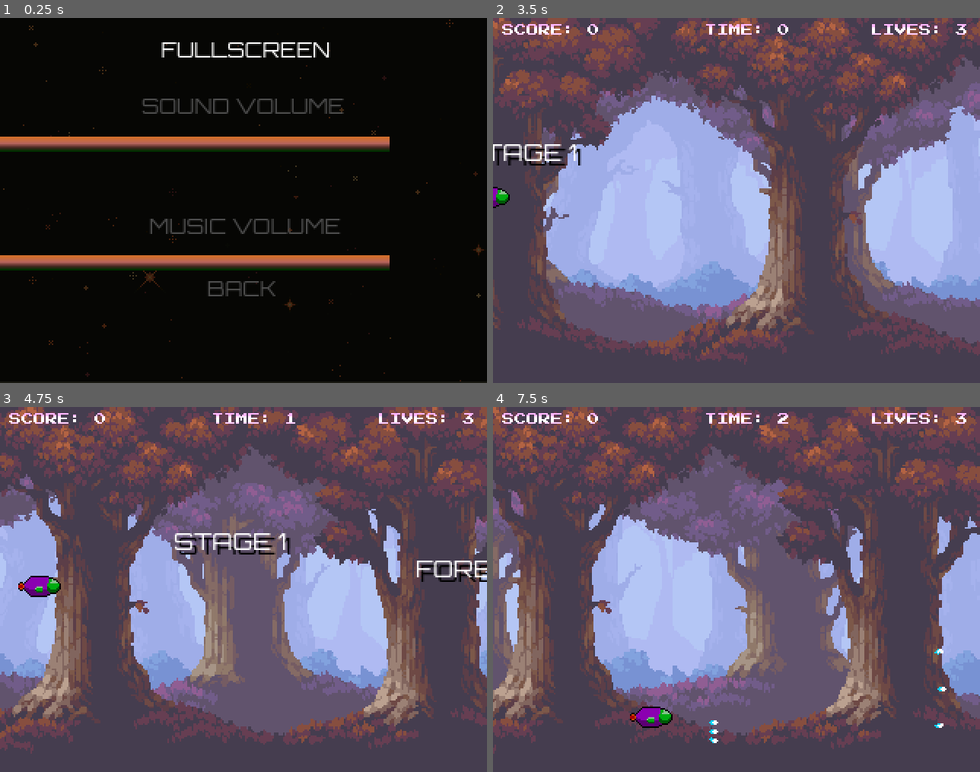
Above: before the commit, frames 1-4 (two rows, left to right).
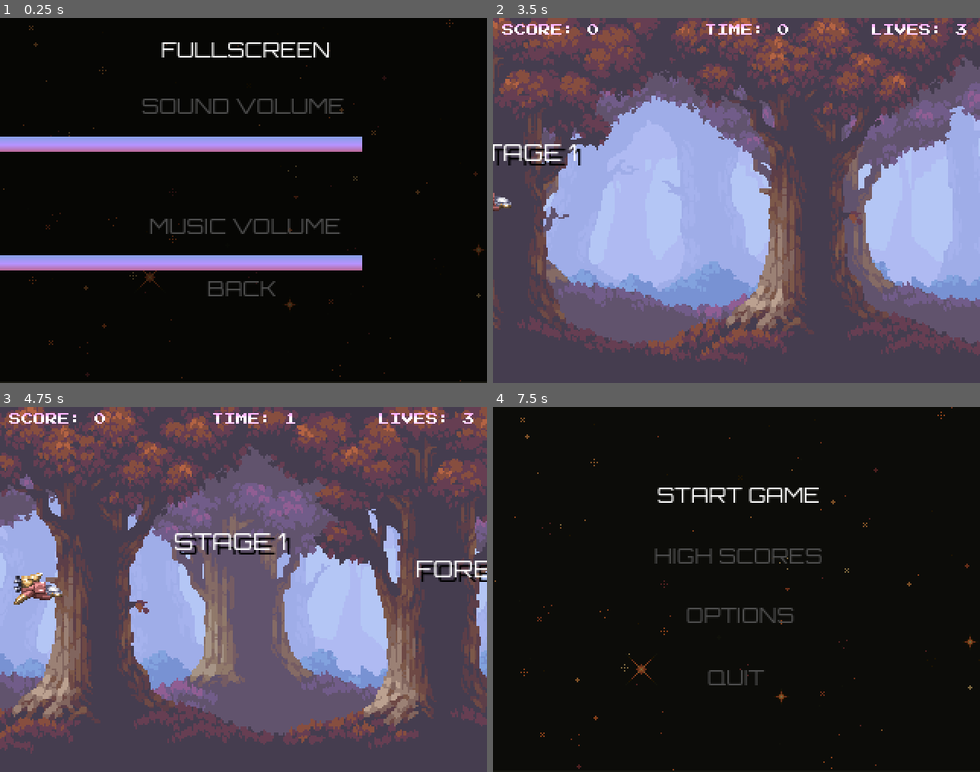
Above: after the commit, the same moments.

Repository: AutumnUK/Thunderheart-Exceed
Game: Godot game, scene res://Scenes/options_menu.tscn
Same seed, same stepped clock (60 frames per second), same inputs: the game is played once before the commit and once after it. This scene is started directly instead of the project's main scene.
Inputs:
- Up to frame 1 (0.25 s): no input
- Up to frame 2 (3.5 s): tap Enter (Start) at 0.5, 1.55, 2.1 s; hold Right (Right) 0.53-1.28 s; hold Z (A) 0.53-1.28 s; tap X (B) at 0.8, 1.35, 3.05 s; hold Down (Down) 1.28-2.03 s; hold Right (Right) 2.03-2.78 s; hold Z (A) 2.03-2.78 s; hold Up (Up) from 2.78 s (still down); tap Z (A) at 2.85 s
- Up to frame 3 (4.75 s): release Up (Up) at 3.53 s; hold Left (Left) from 3.53 s (still down); tap X (B) at 3.6 s; tap Enter (Start) at 3.8, 4.35 s; tap R (Reset) at 4.15 s; tap Z (A) at 4.55 s
- Up to frame 4 (7.5 s): release Left (Left) at 5.03 s; hold Down (Down) 5.03-5.78 s; hold Z (A) 5.03-5.78 s; tap X (B) at 5.3, 5.85 s; hold Right (Right) 5.78-6.53 s; tap Enter (Start) at 6.05, 6.6 s; hold Up (Up) 6.53-7.28 s; hold Z (A) 6.53-7.28 s; hold Right (Right) from 7.28 s (still down); tap Z (A) at 7.35 s

The runs differ from the first frame. In frame 1, 6.7% of the frame differs, in the area x 0-80%, y 32-70%; in frame 2, 0.2%; in frame 3, 0.6%; in frame 4, 100%, in the area x 0-100%, y 0-100%.

Commit message:
demo finished
I finished the basic demo

Diff:
--- a/thundercurryforce/Scenes/enemy_cherry.tscn
+++ b/thundercurryforce/Scenes/enemy_cherry.tscn
@@ -18,3 +18,5 @@
 position = Vector2(-1.19209e-07, 0)
 scale = Vector2(0.40625, 0.375)
 shape = SubResource("CircleShape2D_30og6")
+
+[connection signal="area_entered" from="." to="." method="_on_area_entered"]
--- a/thundercurryforce/Scenes/options_menu.tscn
+++ b/thundercurryforce/Scenes/options_menu.tscn
@@ -7,8 +7,8 @@
 [ext_resource type="AudioStream" uid="uid://fcn0a3i60ppn" path="res://Music/Juhani Junkala [Retro Game Music Pack] Level 3.wav" id="5_nfpbg"]
 
 [sub_resource type="Gradient" id="Gradient_270wr"]
-offsets = PackedFloat32Array(0, 0.259259, 0.561728, 0.944444)
-colors = PackedColorArray(0, 0.188235, 0, 1, 0.280121, 0.150471, 0.131713, 1, 0.717978, 0.400429, 0.363623, 1, 0.819112, 0.431401, 0.176576, 1)
+offsets = PackedFloat32Array(0, 0.424242, 0.944444)
+colors = PackedColorArray(0.73, 0.4307, 0.630233, 1, 0.716887, 0.578233, 1, 1, 0.551086, 0.623851, 0.913836, 1)
 
 [sub_resource type="GradientTexture2D" id="GradientTexture2D_e0rx7"]
 gradient = SubResource("Gradient_270wr")
@@ -66,7 +66,8 @@
 offset_right = 320.0
 offset_bottom = 88.0
 min_value = -80.0
-max_value = 0.0
+max_value = 6.0
+value = -80.0
 texture_progress = SubResource("GradientTexture2D_e0rx7")
 
 [node name="Music Bar" type="TextureProgressBar" parent="."]
@@ -75,7 +76,8 @@
 offset_right = 320.0
 offset_bottom = 166.0
 min_value = -80.0
-max_value = 0.0
+max_value = 6.0
+value = -80.0
 texture_progress = SubResource("GradientTexture2D_e0rx7")
 
 [node name="Music Volume" type="RichTextLabel" parent="."]
--- a/thundercurryforce/Scenes/pause_scene.tscn
+++ b/thundercurryforce/Scenes/pause_scene.tscn
@@ -1,19 +1,67 @@
-[gd_scene load_steps=2 format=3 uid="uid://ciddp762gyh7m"]
+[gd_scene load_steps=3 format=3 uid="uid://ciddp762gyh7m"]
 
 [ext_resource type="Script" path="res://Scripts/pause_scene.gd" id="1_yevfo"]
+[ext_resource type="FontFile" uid="uid://duksq34xfyd7j" path="res://Misc/Orbitron-Regular.ttf" id="2_03yq5"]
 
 [node name="PauseScene" type="Node2D"]
 process_mode = 2
+top_level = true
 script = ExtResource("1_yevfo")
 
 [node name="ColorRect" type="ColorRect" parent="."]
-offset_right = 319.0
+z_index = 20
+offset_right = 320.0
 offset_bottom = 239.0
 color = Color(0, 0, 0, 0.694118)
 
-[node name="RichTextLabel" type="RichTextLabel" parent="."]
-offset_left = 116.0
-offset_top = 52.0
-offset_right = 469.0
-offset_bottom = 140.0
+[node name="Paused" type="RichTextLabel" parent="."]
+z_index = 25
+offset_left = 8.0
+offset_top = 9.0
+offset_right = 328.0
+offset_bottom = 97.0
+theme_override_fonts/normal_font = ExtResource("2_03yq5")
+theme_override_font_sizes/normal_font_size = 36
 text = "PAUSED"
+
+[node name="Resume" type="RichTextLabel" parent="."]
+z_index = 25
+offset_left = 9.0
+offset_top = 60.0
+offset_right = 329.0
+offset_bottom = 85.0
+theme_override_fonts/normal_font = ExtResource("2_03yq5")
+theme_override_font_sizes/normal_font_size = 14
+text = "RESUME"
+
+[node name="Quit" type="RichTextLabel" parent="."]
+z_index = 25
+offset_left = 9.0
+offset_top = 78.0
+offset_right = 329.0
+offset_bottom = 118.0
+theme_override_fonts/normal_font = ExtResource("2_03yq5")
+theme_override_font_sizes/normal_font_size = 14
+text = "QUIT"
+
+[node name="Yes" type="RichTextLabel" parent="."]
+visible = false
+z_index = 25
+offset_left = 9.0
+offset_top = 60.0
+offset_right = 329.0
+offset_bottom = 85.0
+theme_override_fonts/normal_font = ExtResource("2_03yq5")
+theme_override_font_sizes/normal_font_size = 14
+text = "YES"
+
+[node name="No" type="RichTextLabel" parent="."]
+visible = false
+z_index = 25
+offset_left = 9.0
+offset_top = 78.0
+offset_right = 329.0
+offset_bottom = 118.0
+theme_override_fonts/normal_font = ExtResource("2_03yq5")
+theme_override_font_sizes/normal_font_size = 14
+text = "No"
--- a/thundercurryforce/Scenes/player.tscn
+++ b/thundercurryforce/Scenes/player.tscn
@@ -1,12 +1,12 @@
 [gd_scene load_steps=6 format=3 uid="uid://bdmj4qyxnwa6m"]
 
 [ext_resource type="Script" path="res://Scripts/player.gd" id="2_8ylwl"]
-[ext_resource type="Texture2D" uid="uid://g50tjlpggyee" path="res://Images/PlayerN.png" id="2_kq78t"]
 [ext_resource type="AudioStream" uid="uid://c33joyskdeesb" path="res://Sounds/laser4.wav" id="3_jnktm"]
 [ext_resource type="AudioStream" uid="uid://hca0iyto0im1" path="res://Sounds/boom5.wav" id="4_8odyi"]
+[ext_resource type="Texture2D" uid="uid://b7l1wbba3c2je" path="res://Images/player.png" id="4_hhatm"]
 
 [sub_resource type="RectangleShape2D" id="RectangleShape2D_qiicr"]
-size = Vector2(16, 11)
+size = Vector2(19, 14.5)
 
 [node name="Player" type="Area2D"]
 z_index = 10
@@ -15,12 +15,8 @@
 script = ExtResource("2_8ylwl")
 
 [node name="CollisionShape2D" type="CollisionShape2D" parent="."]
-position = Vector2(1, -2.5)
+position = Vector2(-0.5, 0.25)
 shape = SubResource("RectangleShape2D_qiicr")
-
-[node name="PlayerN" type="Sprite2D" parent="."]
-position = Vector2(0, -2)
-texture = ExtResource("2_kq78t")
 
 [node name="ShootingSound" type="AudioStreamPlayer2D" parent="."]
 stream = ExtResource("3_jnktm")
@@ -30,4 +26,8 @@
 stream = ExtResource("4_8odyi")
 bus = &"Effects"
 
+[node name="Player" type="Sprite2D" parent="."]
+position = Vector2(-1, 5.96046e-08)
+texture = ExtResource("4_hhatm")
+
 [connection signal="area_entered" from="." to="." method="_on_area_entered"]
--- /dev/null
+++ b/thundercurryforce/Scenes/stage_1_clear.tscn
@@ -0,0 +1,35 @@
+[gd_scene load_steps=4 format=3 uid="uid://jpuk62bx6fdl"]
+
+[ext_resource type="Script" path="res://Scripts/stage_1_clear.gd" id="1_kb7po"]
+[ext_resource type="Texture2D" uid="uid://dl1muueml6loq" path="res://Images/background_layer_3.png" id="2_5fj3n"]
+[ext_resource type="FontFile" uid="uid://duksq34xfyd7j" path="res://Misc/Orbitron-Regular.ttf" id="3_l6mow"]
+
+[node name="Node2D" type="Node2D"]
+script = ExtResource("1_kb7po")
+
+[node name="ColorRect" type="ColorRect" parent="."]
+offset_right = 320.0
+offset_bottom = 240.0
+color = Color(0, 0, 0, 1)
+
+[node name="BackgroundLayer3" type="Sprite2D" parent="."]
+modulate = Color(1, 1, 1, 0.505882)
+position = Vector2(124, 120)
+scale = Vector2(1.328, 1.328)
+texture = ExtResource("2_5fj3n")
+
+[node name="Resume" type="RichTextLabel" parent="."]
+offset_left = 9.0
+offset_top = 14.0
+offset_right = 226.0
+offset_bottom = 91.0
+theme_override_fonts/normal_font = ExtResource("3_l6mow")
+theme_override_font_sizes/normal_font_size = 14
+text = "STAGE 1 CLEAR
+DEMO COMPLETE
+THANK YOU FOR PLAYING"
+
+[node name="fade_rect" type="ColorRect" parent="."]
+offset_right = 320.0
+offset_bottom = 240.0
+color = Color(0, 0, 0, 1)
--- a/thundercurryforce/Scripts/Global.gd
+++ b/thundercurryforce/Scripts/Global.gd
@@ -19,10 +19,6 @@
 	menu_font 			= FontFile.new()
 	menu_font.font_data = load(FONT_MENU)
 	global_score 		= 0
-
-	bosshp 				= 100
-	bosshpmax 			= 100
-
 	displaySettings()
 
 func displaySettings():
@@ -30,7 +26,7 @@
 	DisplayServer.window_set_title(GAME_NAME,0)
 
 func _process(_delta: float) -> void:
-	if Input.is_action_just_pressed("Reset"): get_tree().change_scene_to_file("res://Scenes/MonsofLogo.tscn")
+	if Input.is_action_just_pressed("Reset"): get_tree().change_scene_to_file("res://Scenes/monsof_logo.tscn")
 
 func increaseScore(score):	global_score += score;
 func setLives(x):			global_lives = x;
--- a/thundercurryforce/Scripts/boss_1.gd
+++ b/thundercurryforce/Scripts/boss_1.gd
@@ -1,35 +1,45 @@
 extends Area2D
 
-const 	HP			= 60
+const 	HP			= 120
 const 	RELOAD		= 50
 const 	SCORE		= 10
 
+var		wave_timer	= 0
+var		waves		= 0
 var 	hp			= HP
 var 	reload		= RELOAD
 var 	bullet 		= preload("res://Scenes/enemy_bullet_1.tscn")
 
-func shoot():
-	reload -= 1
-	if reload <= 0:
-		var bullet1 = bullet.instantiate()
-		bullet1.global_position.y = global_position.y +30
-		bullet1.global_position.x = global_position.x
-		add_sibling(bullet1)
-		reload += RELOAD
+func spawn_bullet(rot):
+	var bullet1 = bullet.instantiate()
+	bullet1.global_position = global_position
+	bullet1.set("rotation", rot)
+	add_sibling(bullet1)
 
-	if hp <= 0:
-		Global.increaseScore(SCORE)
-		queue_free()
-
-func _process(delta: float) -> void:
-	Global.bosshp 		= hp
-	shoot()
-	if global_position.x > 240: global_position.x -= 1.5
-
+# cone waves of bullets
+func attack_1():
+	match wave_timer :
+		5  : spawn_bullet(-0.4)
+		10 : spawn_bullet(-0.2)
+		15 : spawn_bullet( 0.0)
+		20 : spawn_bullet( 0.2)
+		25 : spawn_bullet( 0.4)
 
 func _ready() -> void:
 	add_to_group("enemies");
 	Global.bosshpmax 	= HP;
 
-func _on_area_entered(area: Area2D) -> void:
-	if area.is_in_group("PlayerBullets"):	hp -= 1
+func _process(_delta: float) -> void:
+	Global.bosshp = hp
+
+
+	if global_position.x <= 240 :
+		wave_timer += 1
+		if waves <= 5: attack_1()
+		if wave_timer == 26 : waves += 1 ;wave_timer = 0
+		if waves == 10:
+			waves = 0
+	if global_position.x > 240: global_position.x -= 1.5
+	if hp <= 0:	Global.increaseScore(SCORE); queue_free()
+
+func _on_area_entered(area: Area2D) -> void: if area.is_in_group("PlayerBullets"):	hp -= 1
--- a/thundercurryforce/Scripts/enemy_apple.gd
+++ b/thundercurryforce/Scripts/enemy_apple.gd
@@ -1,12 +1,14 @@
 extends Area2D
 
-const 	SPEED 			: int			= 4
+const 	SPEED 			: int			= 2
 const 	SCORE 			: int			= 3
 const 	amplitude 		: float			= 13.0
 const 	frequency 		: float 		= 0.04
 
-var 	hp				: int			= 4
-var 	vertical_center	: int			## Must be defined on _ready()
+var 	hp				: int			= 3
+var 	vertical_center	: float			## Must be defined on _ready()
+var		hitflash		: int			= 0
+
 
 func _ready() -> void:
 	add_to_group("enemies")
@@ -16,13 +18,17 @@
 	var wave_offset 	= sin(global_position.x * frequency) * amplitude
 	global_position.y 	= vertical_center + wave_offset
 
-func _process(delta: float) -> void:
+func _process(_delta: float) -> void:
 	global_position.x -= SPEED
 	wave_movement()
+	if hitflash  > 1: modulate.a 	= 0.5
+	if hitflash == 0: modulate.a	= 1
+	if hitflash  > 0: hitflash 		-= 1
+	if hitflash  > 20: hitflash = 20
 
 	if hp <= 0:
 		Global.increaseScore(SCORE)
 		queue_free()
 
 func _on_area_entered(area: Area2D) -> void:
-	if area.is_in_group("PlayerBullets"):	hp -= 1
+	if area.is_in_group("PlayerBullets"):	hp -= 1; hitflash += 2
--- a/thundercurryforce/Scripts/enemy_bullet_1.gd
+++ b/thundercurryforce/Scripts/enemy_bullet_1.gd
@@ -23,7 +23,7 @@
 # Called every frame. 'delta' is the elapsed time since the previous frame.
 func _process(delta: float) -> void:
 	# Adjust speed based on duration
-
+	if global_position.x <= -10: queue_free()
 	if duration > 8:
 		speed = max(speed - 1, 80)
 
--- a/thundercurryforce/Scripts/enemy_cherry.gd
+++ b/thundercurryforce/Scripts/enemy_cherry.gd
@@ -1,30 +1,32 @@
 extends Area2D
 
-const 	SPEED 			: int			= 4
+const 	SPEED 			: int			= 2
 const 	SCORE 			: int			= 3
 
-var 	hp				: int			= 2
-var		pattern			: int			= 1
-		# Pattern 1 = Top Start
-		# Pattern 2 = Bottom Start
+var		path_progress	: int			= 0
+var 	hp				: int			= 3
+var		patternTimer	: int			= 0
+var		hitflash		: int			= 0
 
-var		patternTimer	: int			= 0
+func cherry_pattern() -> void:
+	path_progress += 1
+	if path_progress >   0 && path_progress < 100 :	global_position.x -= SPEED
+	if path_progress > 120 && path_progress < 200 :	global_position.y -= SPEED
+	if path_progress > 240 && path_progress < 340 :	global_position.x += SPEED
+	if path_progress > 340 : queue_free()
 
-func _ready() -> void:
-	add_to_group("enemies")
-
-func _process(delta: float) -> void:
+func _process(_delta: float) -> void:
 	if hp <= 0:
 		Global.increaseScore(SCORE)
 		queue_free()
 
+	if hitflash  > 1: modulate.a 	= 0.5
+	if hitflash == 0: modulate.a	= 1
+	if hitflash  > 0: hitflash 		-= 1
+	if hitflash  > 20: hitflash = 20
+
+	cherry_pattern()
 	patternTimer += 1
 
-	if pattern == 1:
-		pass
-
-	if pattern == 2:
-		pass
-
-func _on_area_entered(area: Area2D) -> void:
-	if area.is_in_group("PlayerBullets"):	hp -= 1
+func _ready() -> void: 							add_to_group("enemies")
+func _on_area_entered(area: Area2D) -> void: 	if area.is_in_group("PlayerBullets"):	hp -= 1; 		hitflash += 2
--- a/thundercurryforce/Scripts/enemy_strawberry.gd
+++ b/thundercurryforce/Scripts/enemy_strawberry.gd
@@ -11,6 +11,7 @@
 var 	reload			: int			= RELOAD
 var 	bullet 			: PackedScene	= preload("res://Scenes/enemy_bullet_1.tscn")
 var 	exit 			: int			= 0
+var		hitflash		: int			= 0
 
 func _ready() -> void:
 	add_to_group("enemies")
@@ -36,17 +37,24 @@
 
 func movement_process():
 	exit += 1
-	if global_position.x > 300: global_position.x -= SPEED
+	if global_position.x > 240: global_position.x -= SPEED
 	if exit > 240 : 			global_position.x -= SPEED
 
-	if global_position.x < -30:
-		queue_free();
+	if global_position.x < -30:	queue_free();
 
-func _process(delta: float) -> void:
+	if hitflash  > 1: modulate.a 	= 0.5
+	if hitflash == 0: modulate.a	= 1
+	if hitflash  > 0: hitflash 		-= 1
+	if hitflash  > 20: hitflash = 20
+
+func _process(_delta: float) -> void:
+	movement_process()
 	reload_process()
 	if hp <= 0:
 		queue_free()
 		Global.increaseScore(SCORE)
 
 func _on_area_entered(area: Area2D) -> void:
-	if area.is_in_group("PlayerBullets"): hp -= 1
+	if area.is_in_group("PlayerBullets"):
+		hp -= 1
+		hitflash += 2
--- a/thundercurryforce/Scripts/options_menu.gd
+++ b/thundercurryforce/Scripts/options_menu.gd
@@ -1,9 +1,8 @@
 extends Node2D
 
 var 	selection		: int 			= 1
-var 	sound_bus = AudioServer.get_bus_index("Effects")
-var		music_bus = AudioServer.get_bus_index("Music")
-
+var 	sound_bus 		: int			= AudioServer.get_bus_index("Effects")
+var		music_bus 		: int			= AudioServer.get_bus_index("Music")
 
 const 	SELECTED_COLOUR : Color 		= Color (1.0,1.0,1.0,1.0)
 const 	DEFAULT_COLOUR	: Color 		= Color (0.3,0.3,0.3,1.0)
@@ -12,14 +11,10 @@
 
 func _create():
 	$"Sound Bar".set("min_value", -80.0)
-	$"Sound Bar".set("max_value",   0.0)
+	$"Sound Bar".set("max_value",   6.0)
 
 	$"Music Bar".set("min_value", -80.0)
-	$"Music Bar".set("max_value",   0.0)
-
-
-## All of the following values need to be saved.
-## Don't forget to refactor this code.
+	$"Music Bar".set("max_value",   6.0)
 
 func _process(_delta: float) -> void:
 	if Input.is_action_just_pressed("B"):
@@ -66,12 +61,9 @@
 	if selection == 0: selection = 4
 	if selection == 5: selection = 1
 
-### FUNCTIONS -- IGNORE ###
-# Changes the target RichTextLabel's default colour.
 func textColour(target_node : RichTextLabel , target_colour : Color)  -> void:
 	target_node.set("theme_override_colors/default_color",target_colour)
 
-# Sets the default (gray) colours.
 func defaultColours() -> void:
 	textColour($"Fullscreen"	, DEFAULT_COLOUR)
 	textColour($"Sound Volume"	, DEFAULT_COLOUR)
--- a/thundercurryforce/Scripts/pause_scene.gd
+++ b/thundercurryforce/Scripts/pause_scene.gd
@@ -1,13 +1,49 @@
 extends Node2D
 
-
-# Called when the node enters the scene tree for the first time.
-func _ready() -> void:
-	pass # Replace with function body.
+var selected_node 	: RichTextLabel
+var selection		: int 	= 0
+var col_fade		: Color = Color(0.4,0.4,0.4,0.4)
+var col_white		: Color = Color(0.4,0.4,0.4,1)
+var fade_progress	: float = 0.00
+var fade_direction	: int	= 1
 
 
-# Called every frame. 'delta' is the elapsed time since the previous frame.
-func _process(delta: float) -> void:
-	if Input.is_action_just_pressed("A"):
-		get_tree().paused = false
-		self.visible = false
+@onready 	var text_paused	: RichTextLabel	= $Paused
+@onready	var text_resume	: RichTextLabel	= $Resume
+@onready 	var text_quit	: RichTextLabel	= $Quit
+@onready 	var text_yes	: RichTextLabel	= $Yes
+@onready 	var text_no		: RichTextLabel	= $No
+
+func _process(_delta: float) -> void:
+	match selection :
+		0 : selected_node = text_resume
+		1 : selected_node = text_quit
+		2 : selected_node = text_yes
+		3 : selected_node = text_no
+
+	if selected_node != text_resume : text_resume.set(	"theme_override_colors/default_color" , col_white)
+	if selected_node != text_quit 	: text_quit.set(	"theme_override_colors/default_color" , col_white)
+
+	selected_node.set("theme_override_colors/default_color",col_fade)
+
+	if Input.is_action_just_released("Down") : 	selection += 1
+	if Input.is_action_just_released("Up"): 	selection -= 1
+
+	if selection < 0 : selection = 1
+	if selection > 1 : selection = 0
+
+	if fade_direction 	== 1 	: fade_progress  += 0.01
+	if fade_progress 	>= 1.0 	: fade_direction = 	0
+	if fade_progress 	<= 0.4 	: fade_direction = 	1
+	if fade_direction 	== 0 	: fade_progress  -= 0.01
+
+	col_fade = Color(fade_progress,fade_progress,fade_progress,1)
+
+	if selection == 0 && Input.is_action_just_pressed("A") :
+		get_tree().paused 	= false
+		self.visible 		= false
+
+	if selection == 1 && Input.is_action_just_pressed("A") :
+		get_tree().paused 	= false
+		self.visible 		= false
+		Global.changeScene("res://Scenes/main_menu.tscn")
--- a/thundercurryforce/Scripts/player.gd
+++ b/thundercurryforce/Scripts/player.gd
@@ -25,7 +25,7 @@
 func input(delta):
 	if Input.is_action_pressed("A") && reload == 0:
 		var bullet1 = PlayerBullet.instantiate();	bullet1.global_position = global_position;	add_sibling(bullet1)
-		var bullet2 = PlayerBullet.instantiate();	bullet2.global_position = global_position;	bullet2.set("rotation", 0.1);	add_sibling(bullet2)
+		var bullet2 = PlayerBullet.instantiate();	bullet2.global_position = global_position;	bullet2.set("rotation",  0.1);	add_sibling(bullet2)
 		var bullet3 = PlayerBullet.instantiate();	bullet3.global_position = global_position;	bullet3.set("rotation", -0.1);	add_sibling(bullet3)
 		$ShootingSound.play()
 		reload += 14
--- a/thundercurryforce/Scripts/player_bullet.gd
+++ b/thundercurryforce/Scripts/player_bullet.gd
@@ -8,7 +8,7 @@
 func _process(delta: float) -> void:
 	var direction = Vector2(cos(rotation), sin(rotation))
 	global_position += direction * SPEED * delta
+	if global_position.x > 350: 	queue_free()
 
 func _on_area_entered(area: Area2D) -> void:
-	if area.is_in_group("enemies"):
-		queue_free()
+	if area.is_in_group("enemies"):	queue_free()
--- a/thundercurryforce/Scripts/stage_1.gd
+++ b/thundercurryforce/Scripts/stage_1.gd
@@ -14,7 +14,7 @@
 @onready var BossHP = $BossHP
 var pause_menu
 var time = 0;
-var bosslives;
+var end_delay = 0;
 
 var text_stage1_pos = -100;
 var text_scroll_speed = 0.5;
@@ -53,13 +53,15 @@
 	Global.setLives(3)
 	spawnPlayer();
 	BossHP.global_position.y += 30;
+	Global.bosshp = 100
+	Global.bosshpmax = 100
 	pause_menu = pause_menu_scene.instantiate()
 	add_child(pause_menu)
 	pause_menu.visible = false
-	bosslives = true;
 
-func _process(delta: float) -> void:
-
+func _process(_delta: float) -> void:
+	if $BossHP.value <= 0: end_delay += 1
+	if end_delay == 100: Global.changeScene("res://Scenes/stage_1_clear.tscn")
 	score.text = "SCORE: " 	+ str(Global.global_score)
 	timer.text = "TIME: " 	+ str(second)
 	lives.text = "LIVES: " 	+ str(Global.global_lives)
@@ -92,28 +94,24 @@
 	$BossHP.set("value",Global.bosshp)
 	frame += 1;
 	if frame >=  60 :	second += 1; 	frame  = 0;
-
 	if second ==  4 && frame ==  0:	spawnEnemy(330, 50)
 	if second ==  4 && frame == 30:	spawnEnemy(330, 50)
 	if second ==  5 && frame ==  0:	spawnEnemy(330, 50)
 	if second ==  5 && frame == 30:	spawnEnemy(330, 50)
 	if second ==  6 && frame ==  0:	spawnEnemy(330, 50)
 	if second ==  6 && frame == 30: spawnEnemy(330, 50)
-
 	if second ==  8 && frame ==  0:	spawnEnemy(330,190)
 	if second ==  8 && frame == 30:	spawnEnemy(330,190)
 	if second ==  9 && frame ==  0:	spawnEnemy(330,190)
 	if second ==  9 && frame == 30:	spawnEnemy(330,190)
 	if second == 10 && frame ==  0:	spawnEnemy(330,190)
 	if second == 10 && frame == 30: spawnEnemy(330,190)
-
 	if second == 12 && frame ==  0: spawnEnemy(330,120)
 	if second == 12 && frame == 30: spawnEnemy(330,120)
 	if second == 13 && frame ==  0:	spawnEnemy(330,120)
 	if second == 13 && frame ==  0:	spawnEnemy(330,120)
 	if second == 14 && frame ==  0:	spawnEnemy(330,120)
 	if second == 14 && frame ==  0:	spawnEnemy(330,120)
-
 	if second == 16 && frame ==  0:	spawnEnemy(330, 50)
 	if second == 16 && frame == 30:	spawnEnemy(330, 70)
 	if second == 17 && frame ==  0:	spawnEnemy(330, 90)
@@ -122,30 +120,19 @@
 	if second == 18 && frame == 30:	spawnEnemy(330,150)
 	if second == 19 && frame ==  0:	spawnEnemy(330,170)
 	if second == 19 && frame == 30:	spawnEnemy(330,190)
-
-
-
-	if second == 22 && frame == 0: spawnEnemy2(360,120);
-
+	if second == 22 && frame == 0: 	spawnEnemy2(360,120)
 	if second == 28 && frame == 0:	spawnEnemy(330,50)
 	if second == 29 && frame == 0:	spawnEnemy(330,50)
 	if second == 30 && frame == 0:	spawnEnemy(330,50)
 	if second == 31 && frame == 0:	spawnEnemy(330,50)
 	if second == 32 && frame == 0:	spawnEnemy(330,50)
-
-	if second == 28 && frame == 0: spawnEnemy2(360,50);
-
+	if second == 28 && frame == 0: 	spawnEnemy2(360,50);
 	if second == 35 && frame == 0:	spawnEnemy(330,190)
 	if second == 36 && frame == 0:	spawnEnemy(330,180)
 	if second == 37 && frame == 0:	spawnEnemy(330,170)
 	if second == 38 && frame == 0:	spawnEnemy(330,160)
 	if second == 39 && frame == 0:	spawnEnemy(330,150)
-
 	if second == 43 && frame == 0: spawnEnemy2(360,50);
 	if second == 43 && frame == 0: spawnEnemy2(360,190);
-
-	if second == 55 && frame == 0: spawnBoss(360,120);
-
-	if second >= 55: raiseBossHealthBar();
-
-	if Global.bosshp == 0:	get_tree().change_scene_to_file("res://Scenes/monsof_logo.tscn")
+	if second == 50 && frame == 0: spawnBoss(360,120);
+	if second >= 50: raiseBossHealthBar();
--- /dev/null
+++ b/thundercurryforce/Scripts/stage_1_clear.gd
@@ -0,0 +1,21 @@
+extends Node2D
+
+@onready var fade_rect : Node =  $"fade_rect"
+var fade_frame : int = 0
+var opacity : float = 1
+
+# Called when the node enters the scene tree for the first time.
+func _ready() -> void:
+	fade_rect.modulate.a = opacity
+
+
+# Called every frame. 'delta' is the elapsed time since the previous frame.
+func _process(_delta: float) -> void:
+	fade_rect.modulate.a = opacity
+	if fade_frame <= 100 :	opacity -= 0.01
+
+	fade_frame += 1
+
+	if fade_frame >= 300 : opacity += 0.01
+
+	if fade_frame == 400: Global.changeScene("res://Scenes/title_screen.tscn")
--- a/thundercurryforce/default_bus_layout.tres
+++ b/thundercurryforce/default_bus_layout.tres
@@ -5,7 +5,7 @@
 bus/1/solo = false
 bus/1/mute = false
 bus/1/bypass_fx = false
-bus/1/volume_db = -2.91905
+bus/1/volume_db = 0.00282288
 bus/1/send = &"Master"
 bus/2/name = &"Effects"
 bus/2/solo = false
Binary file removed: thundercurryforce/Images/PlayerD.png
Not shown, removed: thundercurryforce/Images/PlayerD.png.import
Binary file removed: thundercurryforce/Images/PlayerN.png
Binary file removed: thundercurryforce/Images/PlayerU.png
Not shown, removed: thundercurryforce/Images/PlayerU.png.import
Binary file added: thundercurryforce/Images/player.png
Not shown, changed: thundercurryforce/Images/player.png.import
